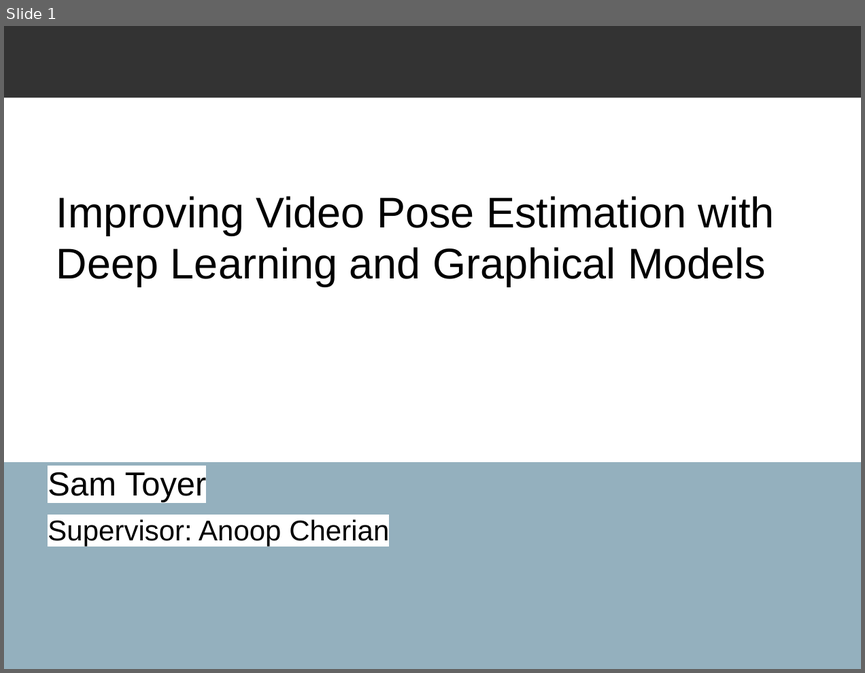
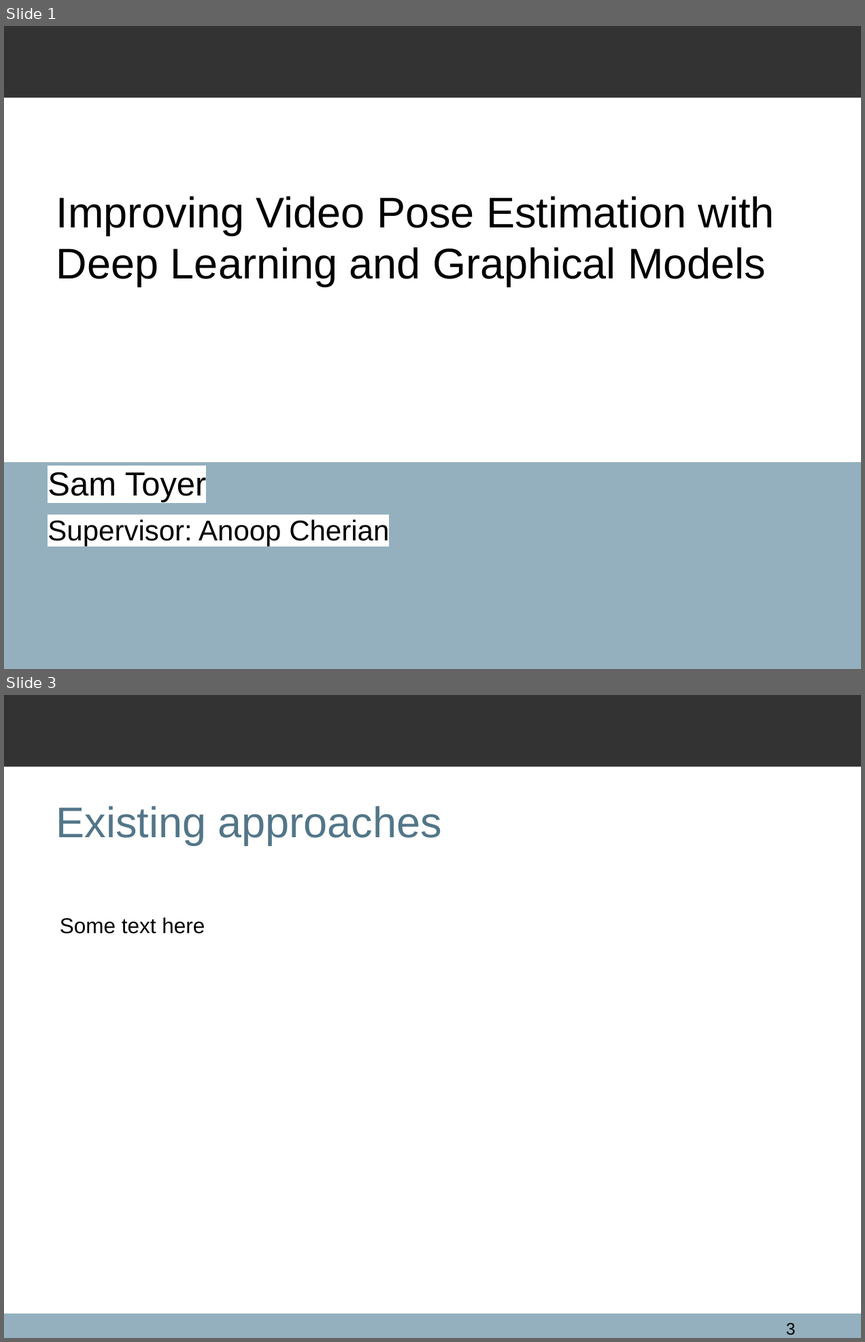
Before and after one commit to qxcv/comp2560, a slide deck: presentation/presentation.odp. Shown one above the other, each under a label of ours: slide 1 before the commit, slides 1 and 3 after it; the slides between them are not shown. The pictures are 865x673 and 865x1342 pixels, drawn with LibreOffice and Linux fonts; fonts in the diff are those of the drawing; background and template pictures are left out. Boxes give left, top, right and bottom in pixels: in the first picture for what was removed or moved away, otherwise in the second. Text is boxed around its words. In the diff, an @@ line names an element or a change of style, - is before the commit and + after.

```diff
--- a/presentation/presentation.odp
+++ b/presentation/presentation.odp
@@ slide 3 added at (4, 695, 861, 1338), background #FFFFFF; not listed: 1 template element that a slide beside it also shows @@
@@ title added at (56, 806, 442, 845), 36 pt, text #527688 @@
+Existing approaches
@@ text added at (60, 917, 205, 934), 18 pt, text #000000 @@
+Some text here
@@ rectangle added at (4, 1314, 861, 1338), fill #94B0BE @@
@@ page number added at (786, 1323, 796, 1335), 14 pt, text #000000 @@
+3
```
Also in this commit, not shown: 2 slides changed, 11 other slides added.
